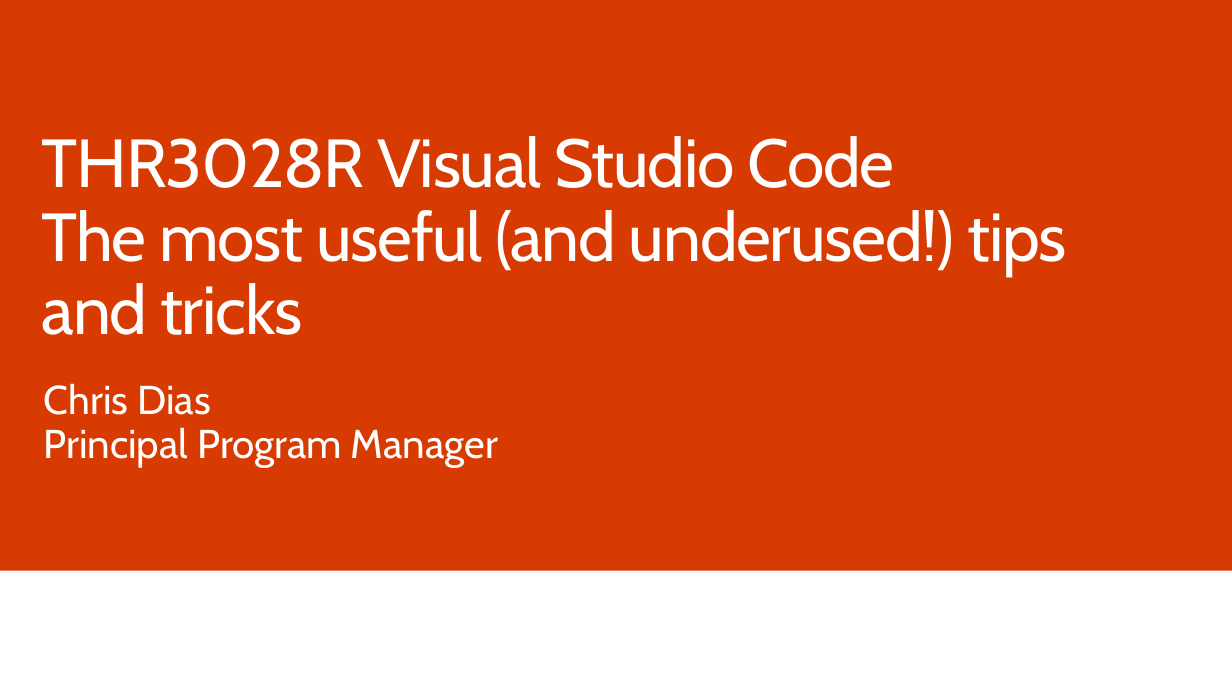
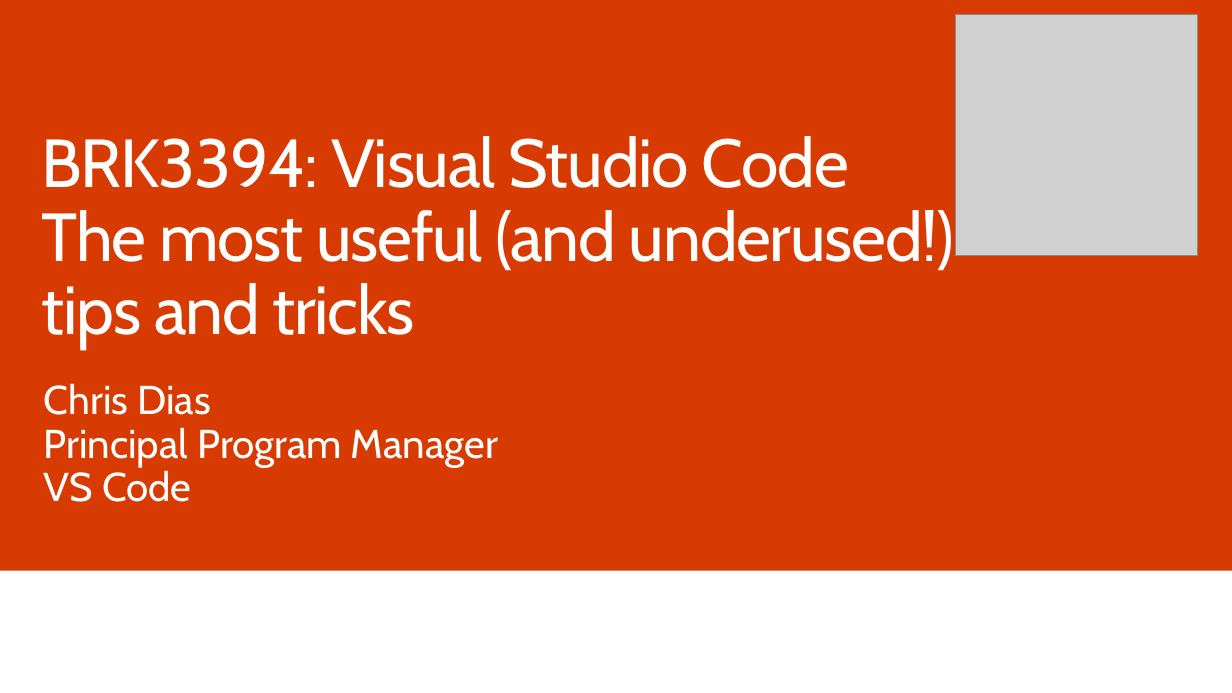
Before and after one commit to chrisdias/ignite2017, a slide deck: slide 1 of BRK3394.chrisdias.vscodetipstricks.pptx. Drawn at 1232x693 pixels with LibreOffice and Linux fonts; fonts in the diff are those of the drawing; grey boxes stand for pictures; background and template pictures are left out. Boxes give left, top, right and bottom in pixels: in the first picture for what was removed or moved away, otherwise in the second. Text is boxed around its words. In the diff, an @@ line names an element or a change of style, - is before the commit and + after.

```diff
--- a/BRK3394.chrisdias.vscodetipstricks.pptx
+++ b/BRK3394.chrisdias.vscodetipstricks.pptx
@@ picture added at <box>956,14,1198,256</box> @@
@@ title at <box>42,136,955,350</box>: text changed @@
-THR3028R Visual Studio Code
-The most useful (and underused!) tips and tricks
+BRK3394: Visual Studio Code
+The most useful (and underused!)
+tips and tricks
@@ text at <box>44,467,191,502</box>: paragraph added @@
+VS Code
```
Also in this commit, not shown: 1 other slide changed, 4 other files.
